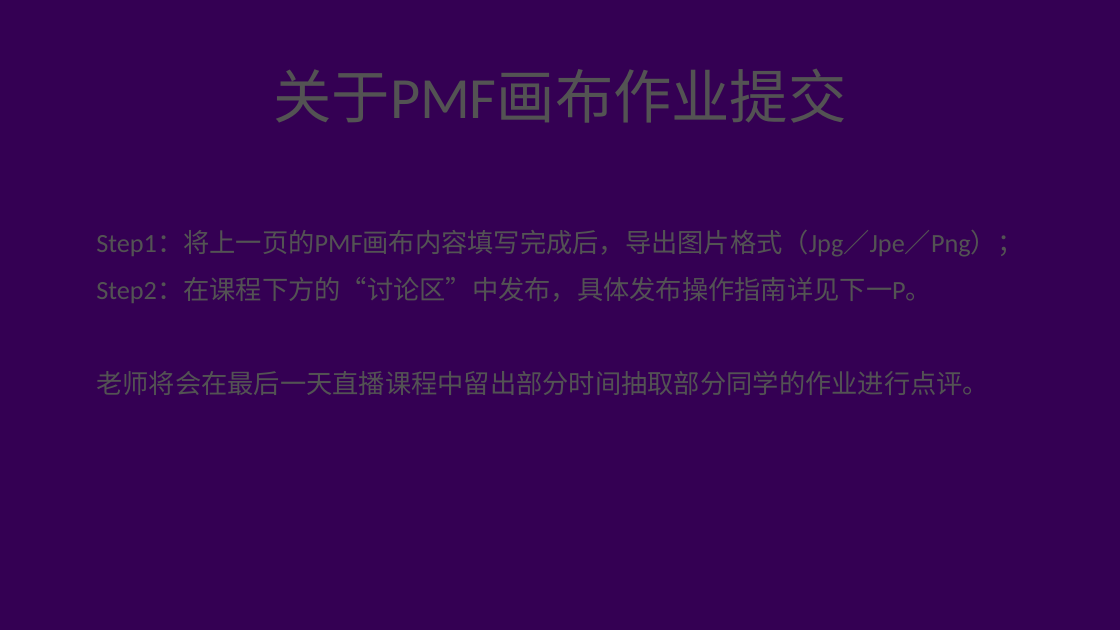
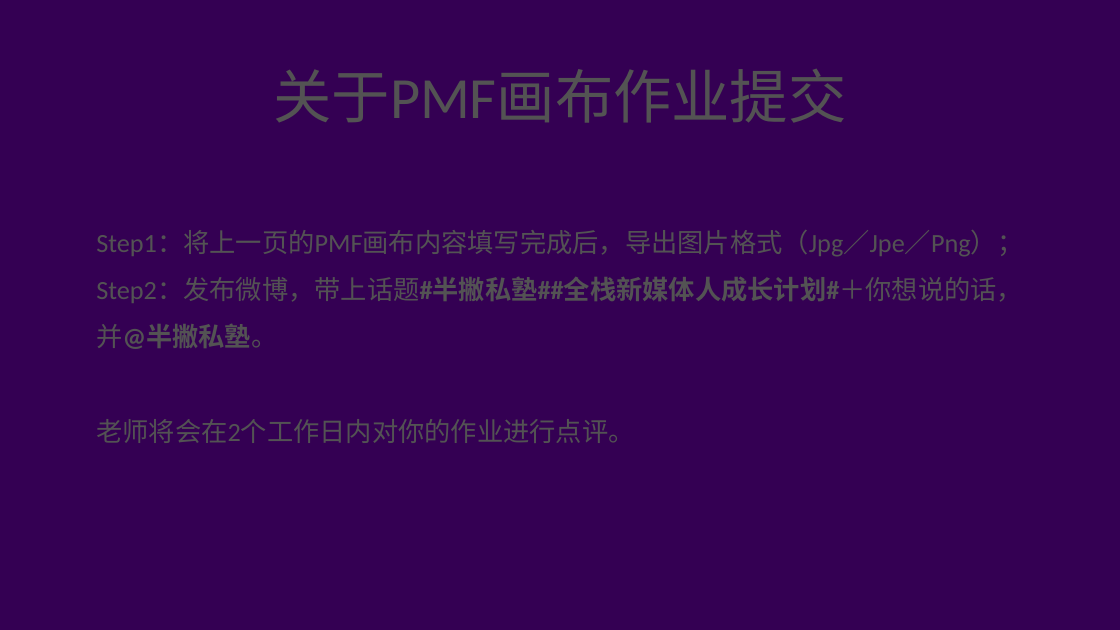
Before and after one commit to BPteach/MKG101-Exercise-Files, a slide deck: slide 2 of 第二章/1_Worksheet1_姓名_我的PMF画布.pptx. Drawn at 1120x630 pixels with LibreOffice and Linux fonts; fonts in the diff are those of the drawing; background and template pictures are left out. Boxes give left, top, right and bottom in pixels: in the first picture for what was removed or moved away, otherwise in the second. Text is boxed around its words. In the diff, an @@ line names an element or a change of style, - is before the commit and + after.

```diff
--- a/第二章/1_Worksheet1_姓名_我的PMF画布.pptx
+++ b/第二章/1_Worksheet1_姓名_我的PMF画布.pptx
@@ text at box(96, 277, 1023, 443): text changed @@
-Step2：在课程下方的“讨论区”中发布，具体发布操作指南详见下一P。
-老师将会在最后一天直播课程中留出部分时间抽取部分同学的作业进行点评。
+Step2：发布微博，带上话题#半撇私塾##全栈新媒体人成长计划#＋你想说的话，并@半撇私塾。
+老师将会在2个工作日内对你的作业进行点评。
```
Also in this commit, not shown: 3 slides removed, 6 other files.
